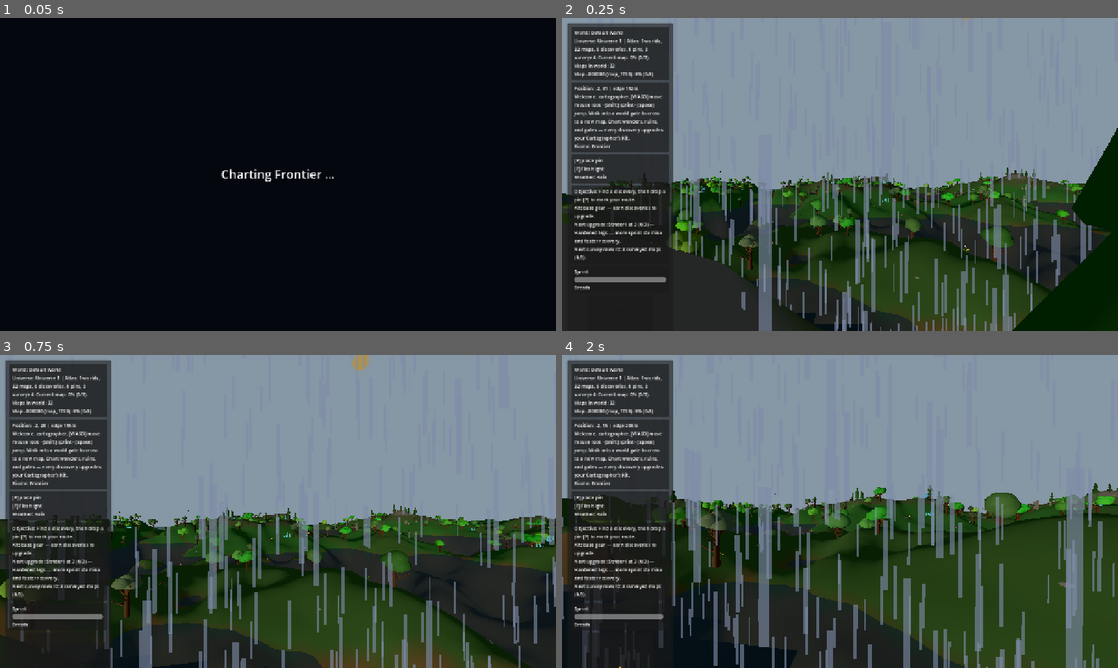
Above: before the commit, frames 1-4 (two rows, left to right).
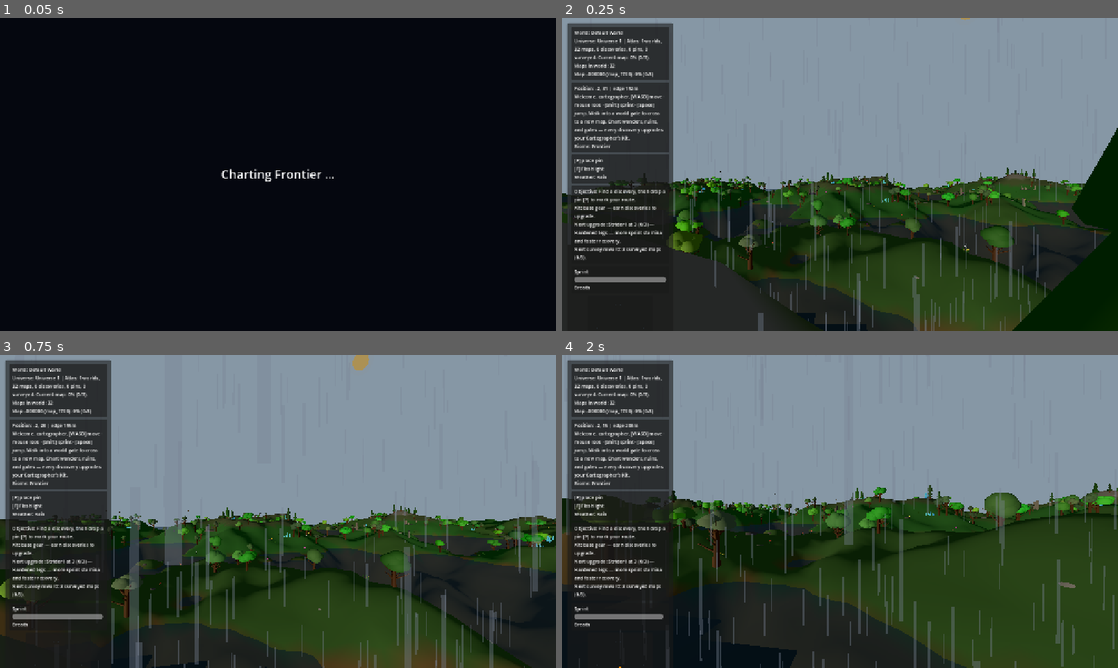
Above: after the commit, the same moments.

Repository: emkey1/Gatewalk
Game: Godot game, scene res://scenes/main.tscn
The game is run twice, just before and just after one commit, with the same random seed, the same clock (stepped at 60 frames per second) and the same inputs.
Inputs (mouse positions are in pixels of both pictures, inside the frame that each line leads up to):
- Up to frame 1 (0.05 s): no input
- Up to frame 2 (0.25 s): no input
- Up to frame 3 (0.75 s): tap Enter at 0.5 s; move the mouse to (305, 511) at 0.52 s; hold W (move_forward) from 0.53 s (still down); hold Shift (sprint) from 0.53 s (still down)
- Up to frame 4 (2 s): keep holding W (move_forward); tap Space (jump) at 0.77, 1.07, 1.52, 1.82 s; move the mouse to (812, 511) at 1.27 s; release Shift (sprint) at 1.28 s; tap E at 1.35 s

Frame 1 is identical in both runs. In frame 2, 9.1% of the frame differs, in the area x 1-96%, y 0-100%; in frame 3, 11%; in frame 4, 13%, in the area x 0-100%, y 41-100%.

Commit message:
Rain: thinner, shorter, more translucent streaks (less intrusive)
Playtest: the denser rain read from all angles but came out as a wall of bright
white bars. Slimmed each streak (0.06->0.035 wide, 0.95->0.8 long), dropped
alpha 0.62->0.38, trimmed the size variance (scale 0.6-1.0) and the count
(4000->3000), so it reads clearly as rain without dominating the view.
All-angle coverage (tall eye-level column) retained.

Verified headless: builds with the new values, snow/blizzard intact, suites
green; the look itself needs a playtest.

Co-Authored-By: Claude Opus 4.8 <noreply@anthropic.com>

Diff:
--- a/scripts/factories/WeatherFactory.gd
+++ b/scripts/factories/WeatherFactory.gd
@@ -45,7 +45,7 @@
 	# far overhead. Emit instead across a TALL box that straddles eye level, in a TIGHT column
 	# right around the player, with lots of drops — so a horizontal sightline crosses dense rain
 	# too, not just a sparse slice. The column follows the player (Main._update_weather_follow).
-	particles.amount = 4000
+	particles.amount = 3000
 	particles.lifetime = 0.95
 	particles.preprocess = 0.95
 	particles.local_coords = false
@@ -59,16 +59,17 @@
 	process.initial_velocity_min = 12.0
 	process.initial_velocity_max = 18.0
 	process.gravity = Vector3(0.0, -20.0, 0.0)
-	process.scale_min = 0.7
-	process.scale_max = 1.2
+	process.scale_min = 0.6
+	process.scale_max = 1.0
 	particles.process_material = process
 
-	# Longer streaks so a drop overlaps itself between frames (a short streak moving fast
-	# strobes into sparse dots — readable along the fall axis, not across it).
+	# Thin, fairly translucent streaks — long enough to overlap frame-to-frame (so a fast drop
+	# doesn't strobe into dots) but slim and see-through so the rain reads without becoming a
+	# wall of bright bars.
 	var streak := QuadMesh.new()
-	streak.size = Vector2(0.06, 0.95)
+	streak.size = Vector2(0.035, 0.8)
 	var mat := StandardMaterial3D.new()
-	mat.albedo_color = Color(0.68, 0.76, 0.92, 0.62)
+	mat.albedo_color = Color(0.66, 0.72, 0.82, 0.38)
 	mat.transparency = BaseMaterial3D.TRANSPARENCY_ALPHA
 	mat.shading_mode = BaseMaterial3D.SHADING_MODE_UNSHADED
 	mat.billboard_mode = BaseMaterial3D.BILLBOARD_FIXED_Y
